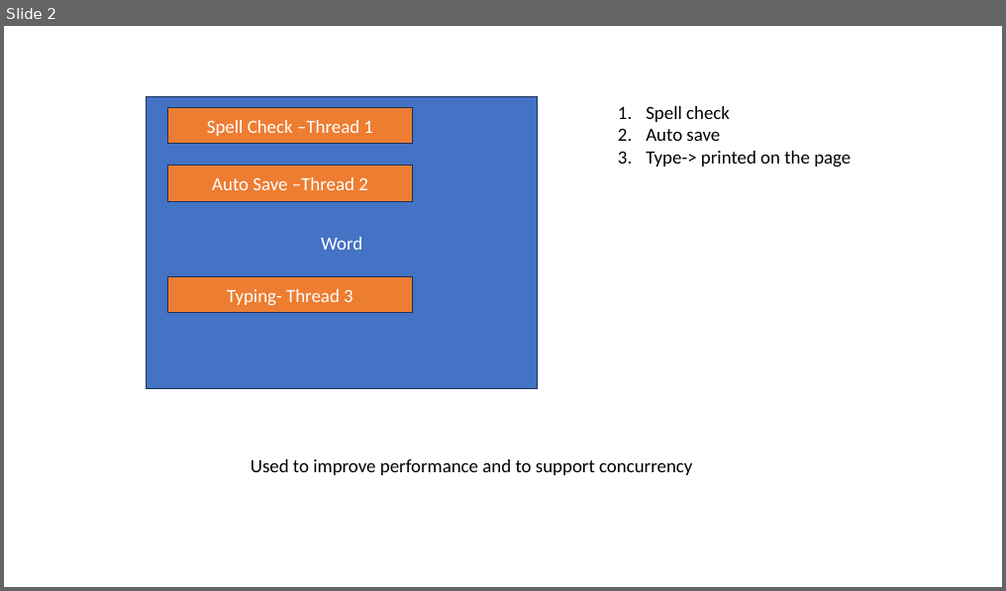
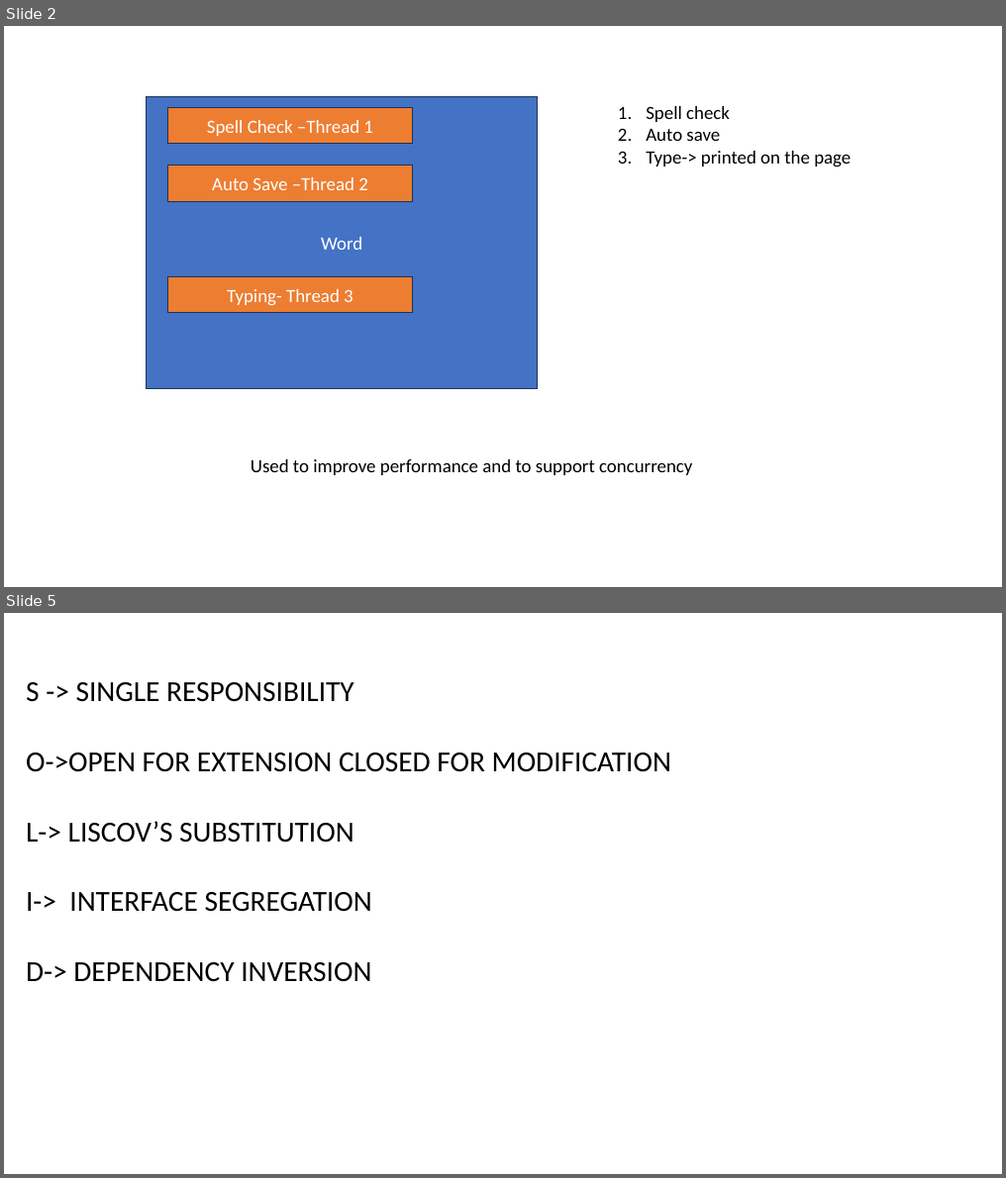
Before and after one commit to jayanta1971/wiprojulytrain, a slide deck: ppt/day-6-java_26_7_2025.pptx. Shown one above the other, each under a label of ours: slide 2 before the commit, slides 2 and 5 after it; the slides between them are not shown. The pictures are 1006x591 and 1006x1178 pixels, drawn with LibreOffice and Linux fonts; fonts in the diff are those of the drawing. Boxes give left, top, right and bottom in pixels: in the first picture for what was removed or moved away, otherwise in the second. Text is boxed around its words. In the diff, an @@ line names an element or a change of style, - is before the commit and + after.

```diff
--- a/ppt/day-6-java_26_7_2025.pptx
+++ b/ppt/day-6-java_26_7_2025.pptx
@@ slide 5 added at box(4, 613, 1002, 1174), background #FFFFFF @@
@@ text added at box(26, 682, 671, 982), 28 pt, text #000000 @@
+S -> SINGLE RESPONSIBILITY
+O->OPEN FOR EXTENSION CLOSED FOR MODIFICATION
+L-> LISCOV’S SUBSTITUTION
+I-> INTERFACE SEGREGATION
+D-> DEPENDENCY INVERSION
```
Also in this commit, not shown: 2 slides changed, 2 other slides added, 4 other files.
